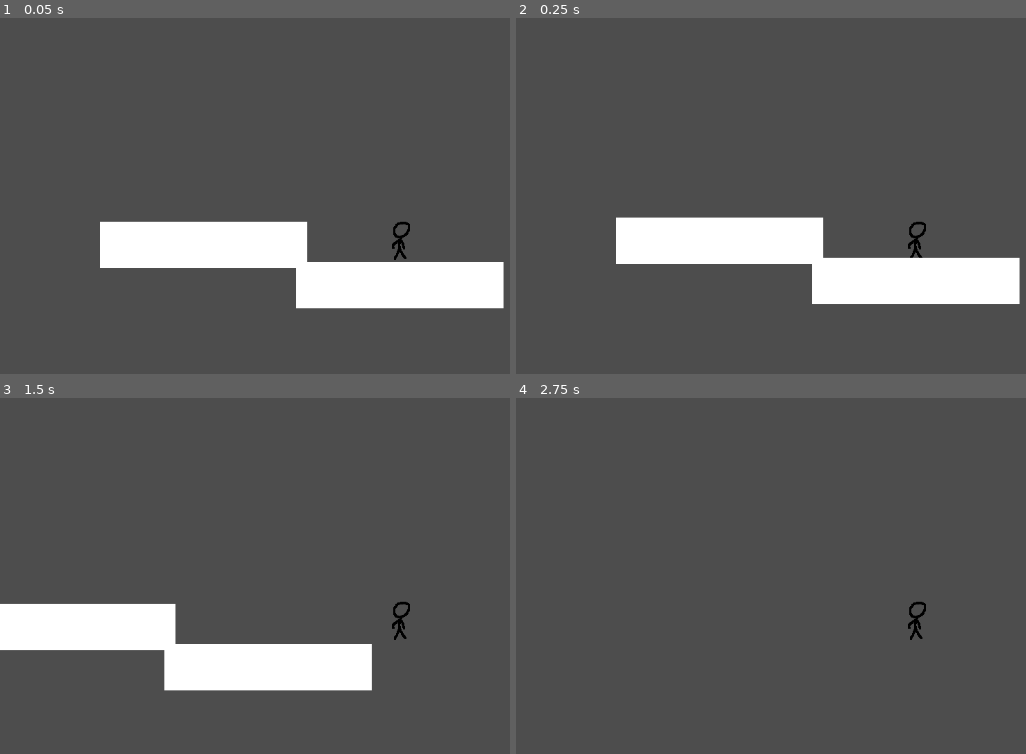
Above: before the commit, frames 1-4 (two rows, left to right).
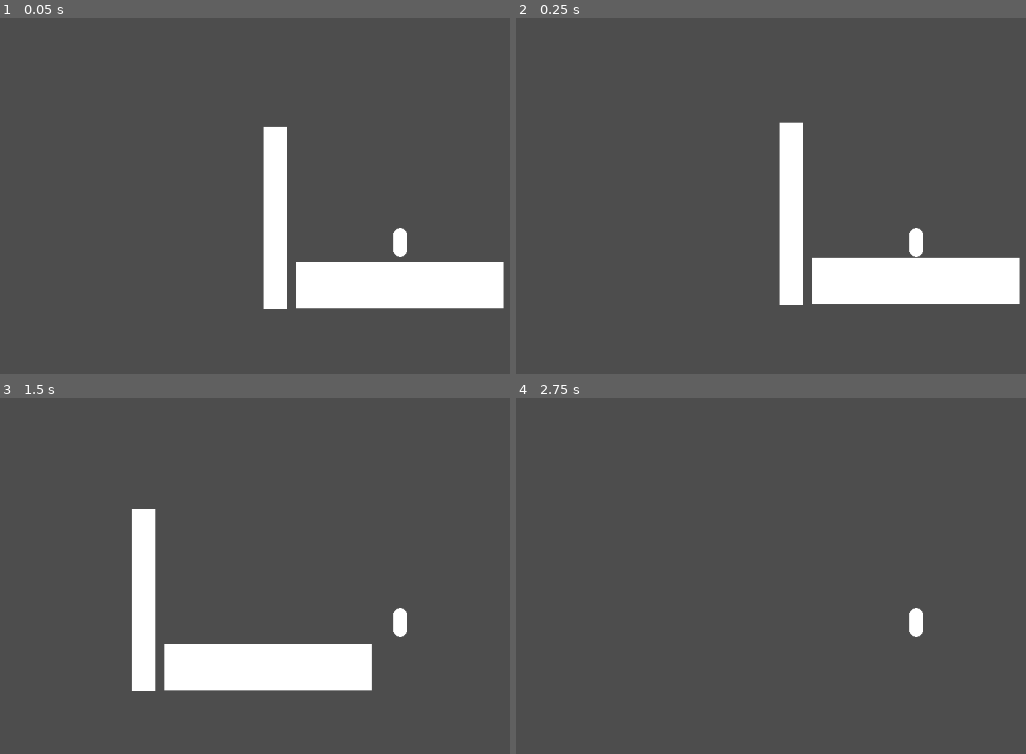
Above: after the commit, the same moments.

Repository: eltom1/Lone-Orbit
Game: Godot game, scene res://suelo-prueba.tscn
Two runs of this game, one before a commit and one after it. Both use one fixed random seed, a clock stepped at 60 frames per second and the inputs below.
Inputs:
- Up to frame 1 (0.05 s): no input
- Up to frame 2 (0.25 s): no input
- Up to frame 3 (1.5 s): tap Enter at 0.5 s; hold Up (ui_up) 0.53-1.28 s; hold D (RIGHT) from 0.53 s (still down); tap Space (SPACE) at 0.6 s; tap Up (ui_up) at 1.35 s
- Up to frame 4 (2.75 s): tap Up (ui_up) at 1.52, 1.82 s; tap Space (SPACE) at 1.55, 2.1 s; release D (RIGHT) at 2.03 s; hold A (LEFT) from 2.03 s (still down); hold Up (ui_up) from 2.03 s (still down)

The runs differ from the first frame. In frame 1, 6.8% of the frame differs, in the area x 19-81%, y 30-82%; in frame 2, 6.8%, in the area x 19-81%, y 29-81%; in frame 3, 5.9%; in frame 4, 0.3%.

Commit message:
escalera
quite lo de la escalera  y documente mejor el codigo ahora esta mucho mas simple

Diff:
--- a/personaje-prueba.tscn
+++ b/personaje-prueba.tscn
@@ -43,6 +43,8 @@
 "speed": 10.0
 }]
 
+[sub_resource type="CapsuleMesh" id="CapsuleMesh_ve1mq"]
+
 [node name="CharacterBody2D" type="CharacterBody2D" unique_id=1711250196]
 script = ExtResource("1_l36xu")
 
@@ -55,7 +57,13 @@
 [node name="RayCast2D" type="RayCast2D" parent="." unique_id=138128182]
 
 [node name="AnimatedSprite2D" type="AnimatedSprite2D" parent="." unique_id=317983351]
+visible = false
 position = Vector2(3, -2)
 sprite_frames = SubResource("SpriteFrames_fumd2")
 animation = &"Idle"
 frame_progress = 0.13615784
+
+[node name="MeshInstance2D" type="MeshInstance2D" parent="." unique_id=379392615]
+position = Vector2(1, 1.1920929e-07)
+scale = Vector2(20.750002, 20.750002)
+mesh = SubResource("CapsuleMesh_ve1mq")
--- a/personaje_prueba.gd
+++ b/personaje_prueba.gd
@@ -1,35 +1,29 @@
+#hereda de godot las fisicas , colisiones, etc
 extends CharacterBody2D
 
-const VELOCIDAD = 200.0
-const GRAVEDAD = 900.0
-const FUERZA_SALTO = -400.0
+#constantess, no cambian a lo largo de la ejecucion del programa
+const VELOCIDAD = 200.0 #velocidad de movimiento del jugador
+const GRAVEDAD = 900.0  #que tan rapido cae el personaje
+const FUERZA_SALTO = -400.0 # negativo pq en gdscritpt la y esta arriba
 
-var en_escalera = false
+# ===============================================================
 
+func _physics_process(delta):#  función interna que se ejecuta automáticamente en
+							 #  cada frame de física (por defecto 60 veces por segundo
 
-func _physics_process(delta):
+	if Input.is_action_pressed("RIGHT"): #movimiento hacia la derecha en el eje x
+		velocity.x = VELOCIDAD
 
-	if Input.is_action_pressed("RIGHT"):
-		velocity.x = VELOCIDAD
-	elif Input.is_action_pressed("LEFT"):
+	elif Input.is_action_pressed("LEFT"):  #movimiento hacia la izquierda en el eje x
 		velocity.x = -VELOCIDAD
+
 	else:
 		velocity.x = 0
 
-	if en_escalera:
-		velocity.y = 0
+	if not is_on_floor():  # pregunta si el pj no ta tocando el suelo entonces
+		velocity.y += GRAVEDAD * delta
 
-		if Input.is_action_pressed("ui_up"):
-			velocity.y = -VELOCIDAD
-		elif Input.is_action_pressed("ui_down"):
-			velocity.y = VELOCIDAD
+	if Input.is_action_just_pressed("SPACE") and is_on_floor(): #  # Funcion para que cuando el pj salta la gravedad lo tire para abjo
+		velocity.y = FUERZA_SALTO
 
-	else:
-
-		if not is_on_floor():
-			velocity.y += GRAVEDAD * delta
-
-		if Input.is_action_just_pressed("SPACE") and is_on_floor():
-			velocity.y = FUERZA_SALTO
-
-	move_and_slide()
+	move_and_slide()  #Aplica velocity, detecta colisiones, no atraviesa paredes ni suelo
--- a/suelo-prueba.tscn
+++ b/suelo-prueba.tscn
@@ -7,32 +7,37 @@
 
 [sub_resource type="BoxMesh" id="BoxMesh_p4gk3"]
 
+[sub_resource type="BoxMesh" id="BoxMesh_yac71"]
+
+[sub_resource type="RectangleShape2D" id="RectangleShape2D_p4gk3"]
+size = Vector2(0.6905175, 1.0194142)
+
 [node name="Node2D" type="Node2D" unique_id=1706187378]
 
 [node name="CharacterBody2D" parent="." unique_id=1711250196 instance=ExtResource("1_p4gk3")]
 position = Vector2(37, -30)
 
-[node name="StaticBody2D" type="StaticBody2D" parent="." unique_id=458815727]
+[node name="suelo" type="StaticBody2D" parent="." unique_id=458815727]
 position = Vector2(3, 10)
 
-[node name="CollisionShape2D" type="CollisionShape2D" parent="StaticBody2D" unique_id=2105904163]
+[node name="CollisionShape2D" type="CollisionShape2D" parent="suelo" unique_id=2105904163]
 position = Vector2(34, 23.5)
 shape = SubResource("RectangleShape2D_ims2e")
 
-[node name="MeshInstance2D" type="MeshInstance2D" parent="StaticBody2D" unique_id=1319034355]
+[node name="MeshInstance2D" type="MeshInstance2D" parent="suelo" unique_id=1319034355]
 position = Vector2(34.5, 23.5)
 scale = Vector2(299, 67)
 mesh = SubResource("BoxMesh_p4gk3")
 
-[node name="StaticBody2D" type="StaticBody2D" parent="StaticBody2D" unique_id=1700474375]
-position = Vector2(-283, -58)
-metadata/_edit_group_ = true
+[node name="pared" type="StaticBody2D" parent="." unique_id=1547363191]
 
-[node name="CollisionShape2D" type="CollisionShape2D" parent="StaticBody2D/StaticBody2D" unique_id=2076333134]
-position = Vector2(34, 23.5)
-shape = SubResource("RectangleShape2D_ims2e")
+[node name="MeshInstance2D" type="MeshInstance2D" parent="pared" unique_id=730844237]
+position = Vector2(-142, -63.624996)
+scale = Vector2(34.000008, 262.75)
+mesh = SubResource("BoxMesh_yac71")
 
-[node name="MeshInstance2D" type="MeshInstance2D" parent="StaticBody2D/StaticBody2D" unique_id=169962095]
-position = Vector2(34.5, 23.5)
-scale = Vector2(299, 67)
-mesh = SubResource("BoxMesh_p4gk3")
+[node name="CollisionShape2D2" type="CollisionShape2D" parent="pared" unique_id=505241954]
+position = Vector2(-88, -63)
+scale = Vector2(72.5, 253.5)
+shape = SubResource("RectangleShape2D_p4gk3")
+disabled = true
